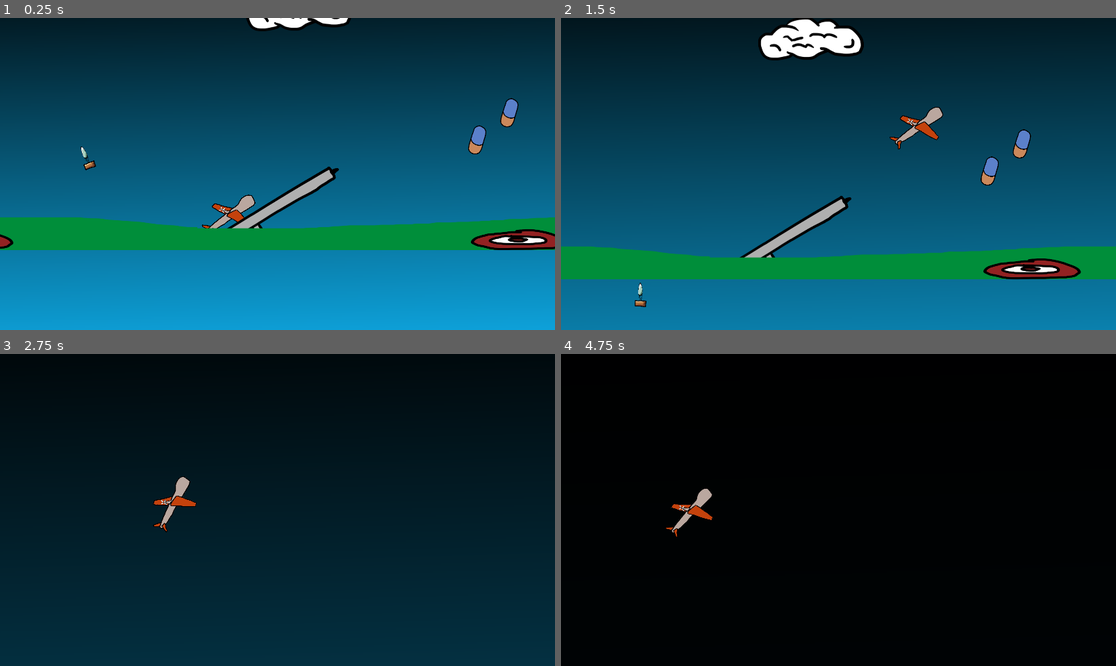
Above: before the commit, frames 1-4 (two rows, left to right).
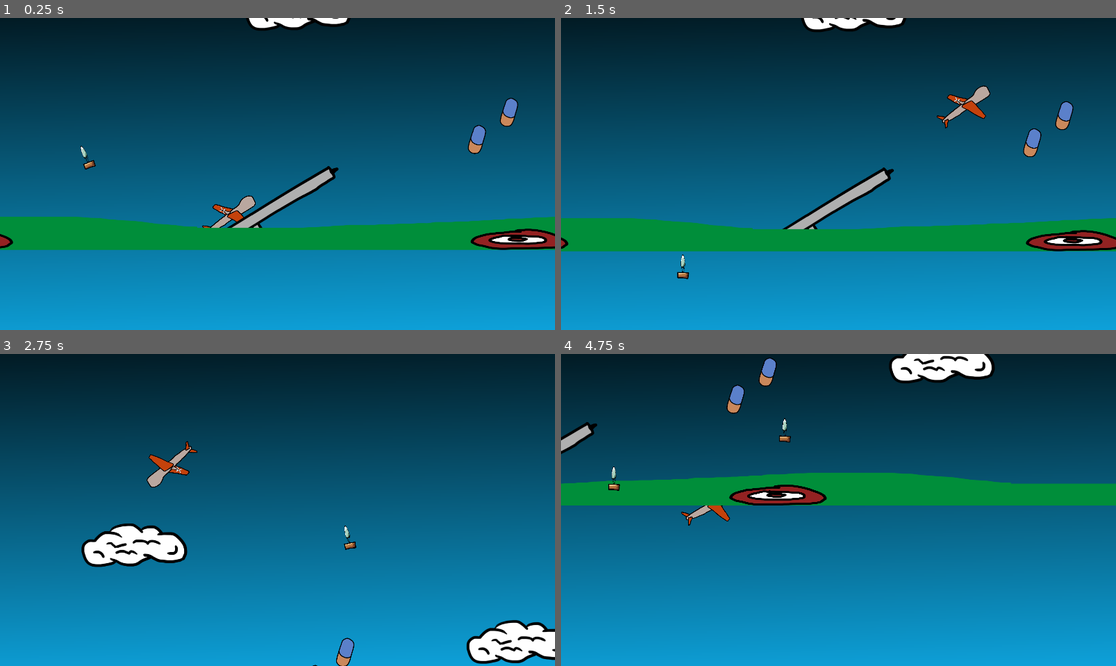
Above: after the commit, the same moments.

Repository: SirLich/ldjam-53
Game: Godot game, scene res://game.tscn
The game is run twice, just before and just after one commit, with the same random seed, the same clock (stepped at 60 frames per second) and the same inputs.
Inputs (mouse positions are in pixels of both pictures, inside the frame that each line leads up to):
- Up to frame 1 (0.25 s): no input
- Up to frame 2 (1.5 s): tap Enter at 0.5 s; move the mouse to (960, 158) at 0.52 s; hold D 0.53-1.28 s; tap Space (spacebar) at 0.6 s; move the mouse to (727, 189) at 1.27 s; hold S from 1.28 s (still down); tap F at 1.35 s
- Up to frame 3 (2.75 s): move the mouse to (333, 441) at 2.02 s; release S at 2.03 s; hold D from 2.03 s (still down); tap Space (spacebar) at 2.1 s
- Up to frame 4 (4.75 s): move the mouse to (810, 572) at 2.77 s; release D at 2.78 s; hold W 2.78-3.53 s; tap F at 2.85, 4.35 s; move the mouse to (1005, 556) at 3.52 s; hold A from 3.53 s (still down); tap Space (spacebar) at 3.6 s; move the mouse to (672, 463) at 4.27 s

The runs differ from the first frame. In frame 1, 1.4% of the frame differs, in the area x 0-100%, y 0-75%; in frame 2, 56%; in frame 3, 100%, in the area x 0-100%, y 0-100%; in frame 4, 99%.

Commit message:
Rework player movement

Diff:
--- a/game.gd
+++ b/game.gd
@@ -1,7 +1,23 @@
 extends Node2D
+class_name Game
+
+var last_spawn = 0
+var tile_width = 1920
 
 @export var tile_length : float
 
 # Called when the node enters the scene tree for the first time.
 func _ready():
 	pass # Replace with function body.
+
+func get_distance():
+	return $Drone.global_position.x
+
+func _process(delta):
+	if get_distance() - last_spawn > tile_width:
+		print("SPAWN")
+		last_spawn = get_distance()
+
+		var copy = load("res://scenes/tile/tile.tscn").instantiate()
+		add_sibling(copy)
+		copy.global_position.x = snapped(get_distance() + tile_width, tile_width)
--- a/game.tscn
+++ b/game.tscn
@@ -29,31 +29,29 @@
 script = ExtResource("1_wrd2u")
 tile_length = 1920.0
 
-[node name="Fixed" type="Node2D" parent="."]
-
-[node name="Background" type="Sprite2D" parent="Fixed" node_paths=PackedStringArray("world")]
+[node name="Background" type="Sprite2D" parent="." node_paths=PackedStringArray("world")]
 position = Vector2(276, 818)
 scale = Vector2(9.28929, 3.18381)
 texture = SubResource("GradientTexture2D_3uf1v")
 script = ExtResource("2_nm2xj")
 gradient = SubResource("GradientTexture1D_bqhyj")
-world = NodePath("../../World")
+world = NodePath("../World")
 
-[node name="Camera2D" type="Camera2D" parent="Fixed"]
+[node name="Camera2D" type="Camera2D" parent="."]
 position = Vector2(276, 818)
 
-[node name="PhantomCameraHost" type="Node" parent="Fixed/Camera2D"]
+[node name="PhantomCameraHost" type="Node" parent="Camera2D"]
 script = ExtResource("5_jg1gd")
 
-[node name="RemoteTransform2D" type="RemoteTransform2D" parent="Fixed/Camera2D"]
+[node name="RemoteTransform2D" type="RemoteTransform2D" parent="Camera2D"]
 remote_path = NodePath("../../Background")
 update_rotation = false
 update_scale = false
 
-[node name="Drone" parent="Fixed" node_paths=PackedStringArray("world") instance=ExtResource("4_kgkqh")]
+[node name="Drone" parent="." node_paths=PackedStringArray("world") instance=ExtResource("4_kgkqh")]
 position = Vector2(125, 957)
 rotation = -0.572468
-world = NodePath("../../World")
+world = NodePath("../World")
 
 [node name="World" type="Node2D" parent="."]
 
@@ -68,7 +66,7 @@
 metadata/_edit_lock_ = true
 
 [node name="Launcher" parent="World" node_paths=PackedStringArray("drone") instance=ExtResource("4_gdlv2")]
-drone = NodePath("../../Fixed/Drone")
+drone = NodePath("../../Drone")
 
 [node name="Tile1" parent="World" instance=ExtResource("7_vw8o2")]
 position = Vector2(-1920, 0)
--- a/scenes/drone/drone.gd
+++ b/scenes/drone/drone.gd
@@ -1,16 +1,18 @@
 extends Node2D
 class_name Drone
 
+# Constants
+var MAX_SPEED = 900
+var ROTATION_SPEED = 1
+var FRICTION = 50
+var STALL_FRICTION = 500
+var STALL_SPEED = 200
+
+# Variables
+var launched = false
+var is_stalling = false
 var speed = 0
 var acceleration = 0
-var max_speed = 900
-var rotation_speed = 1
-var max_rot = 2
-var launched = false
-var friction = 50
-var STALL_FRICTION = 500
-var STALL_SPEED = 200
-var is_stalling = false
 
 @onready var pcam : PhantomCamera2D = $Pcam
 @export var package_scene : PackedScene
@@ -42,18 +44,16 @@
 		speed = speed * acceleration * delta
 
 
-
-
 	if launched:
-		speed -= friction * delta
+		speed -= FRICTION * delta
 		if speed < STALL_SPEED:
 				is_stalling = true
 				speed -= (STALL_FRICTION * delta)
 
-	speed = clamp(speed, 0, max_speed)
+	speed = clamp(speed, 0, MAX_SPEED)
 
-	world.translate(get_global_transform().x * delta * speed * -1)
-	world.translate(get_global_transform().y * delta * 9.81)
+	translate(get_global_transform().x * delta * speed)
+	translate(get_global_transform().y * delta * 9.81)
 
 	if launched:
 		var red = global_transform.x
@@ -61,4 +61,4 @@
 		var test = red.angle_to(blue)
 
 		if not is_stalling:
-			rotation = rotation + (rotation_speed * test * delta)
+			rotation = rotation + (ROTATION_SPEED * test * delta)
--- a/scenes/tile/tile.gd
+++ b/scenes/tile/tile.gd
@@ -8,8 +8,4 @@
 # Called every frame. 'delta' is the elapsed time since the previous frame.
 func _process(delta):
 	if global_position.x < -3000:
-
-		var copy = load("res://scenes/tile/tile.tscn").instantiate()
-		add_sibling(copy)
-		copy.global_position.x = global_position.x + (1920 * 3)
 		queue_free()
